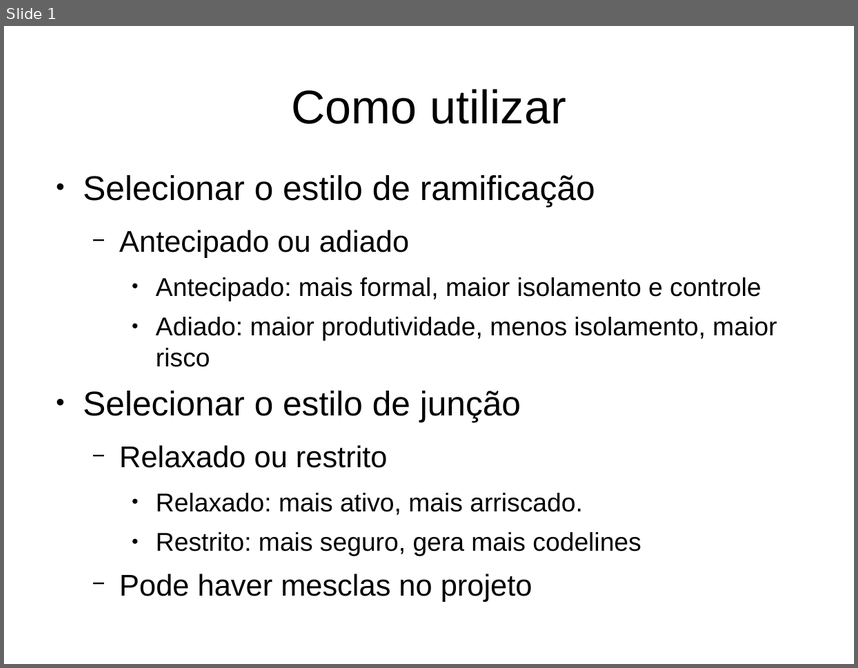
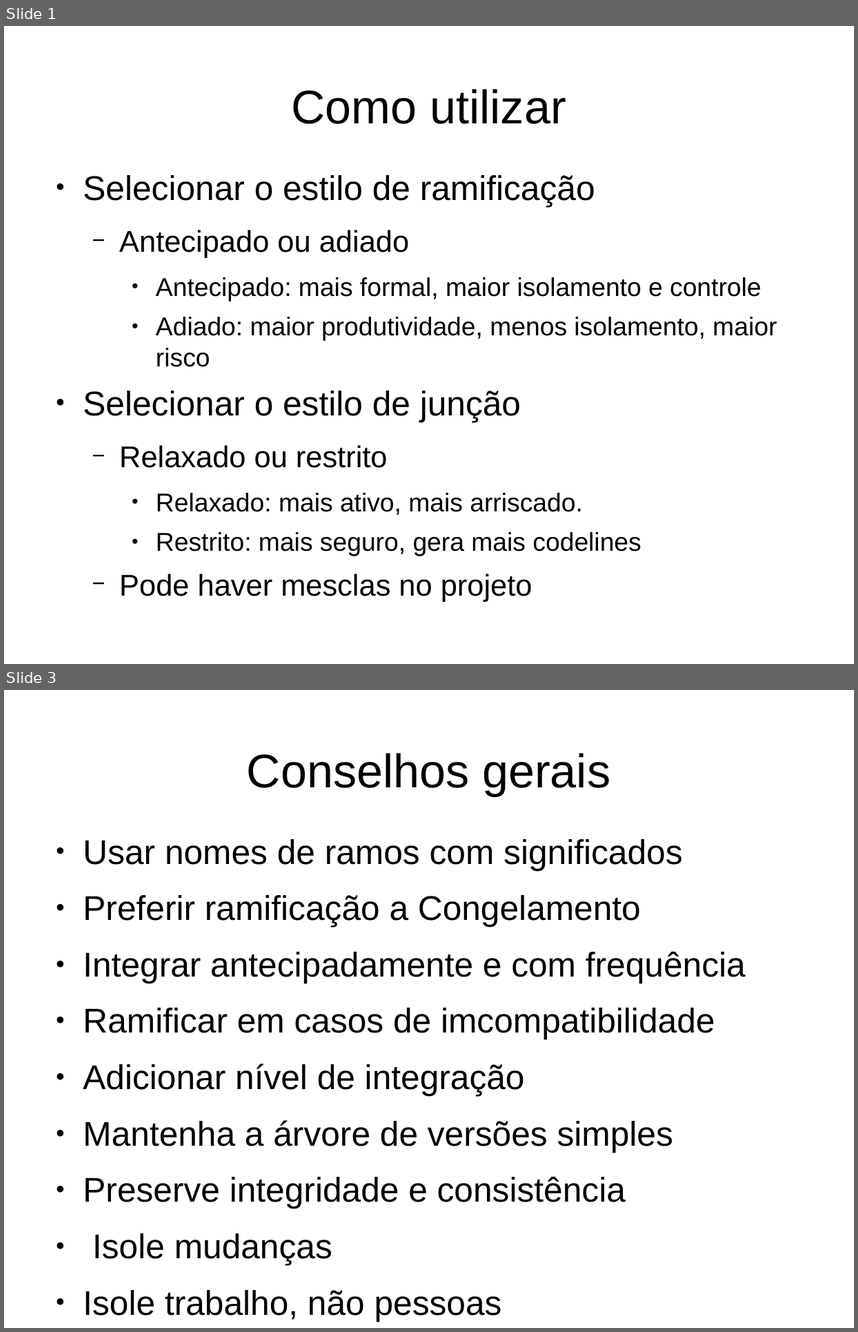
Before and after one commit to gtessa/gc20131_leitura_5, a slide deck: Final.odp. Shown one above the other, each under a label of ours: slide 1 before the commit, slides 1 and 3 after it; the slides between them are not shown. The pictures are 858x668 and 858x1332 pixels, drawn with LibreOffice and Linux fonts; fonts in the diff are those of the drawing. Boxes give left, top, right and bottom in pixels: in the first picture for what was removed or moved away, otherwise in the second. Text is boxed around its words. In the diff, an @@ line names an element or a change of style, - is before the commit and + after.

```diff
--- a/Final.odp
+++ b/Final.odp
@@ slide 3 added at [4,690,854,1328], background #FFFFFF @@
@@ title added at [247,753,611,796], 44 pt, text #000000 @@
+Conselhos gerais
@@ text added at [83,839,746,1264], 32 pt, text #000000 @@
+● Usar nomes de ramos com significados
+● Preferir ramificação a Congelamento
+● Integrar antecipadamente e com frequência
+● Ramificar em casos de imcompatibilidade
+● Adicionar nível de integração
+● Mantenha a árvore de versões simples
+● Preserve integridade e consistência
+● Isole mudanças
+● Isole trabalho, não pessoas
```
Also in this commit, not shown: 1 slide changed, 1 other file.
